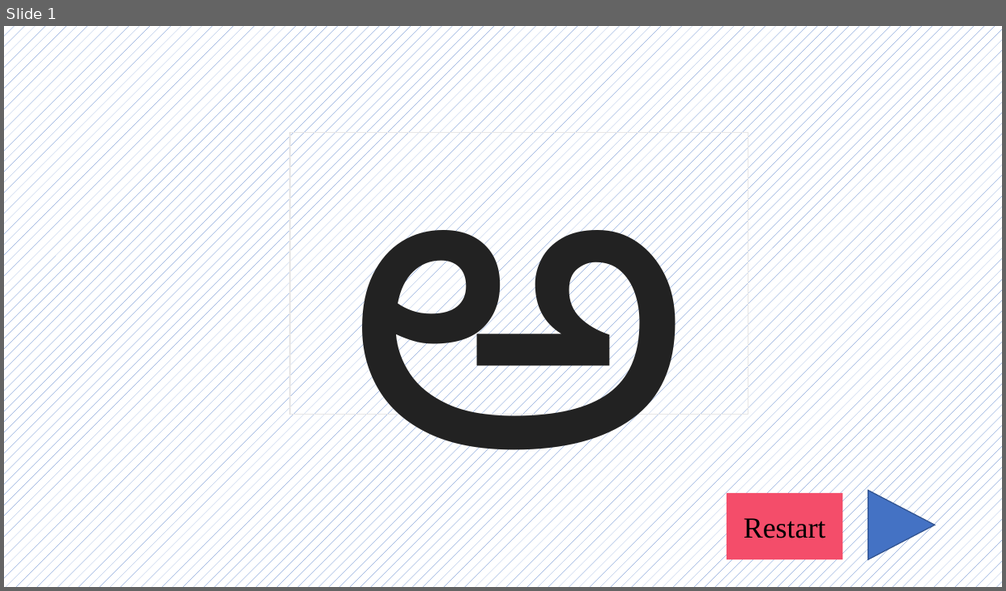
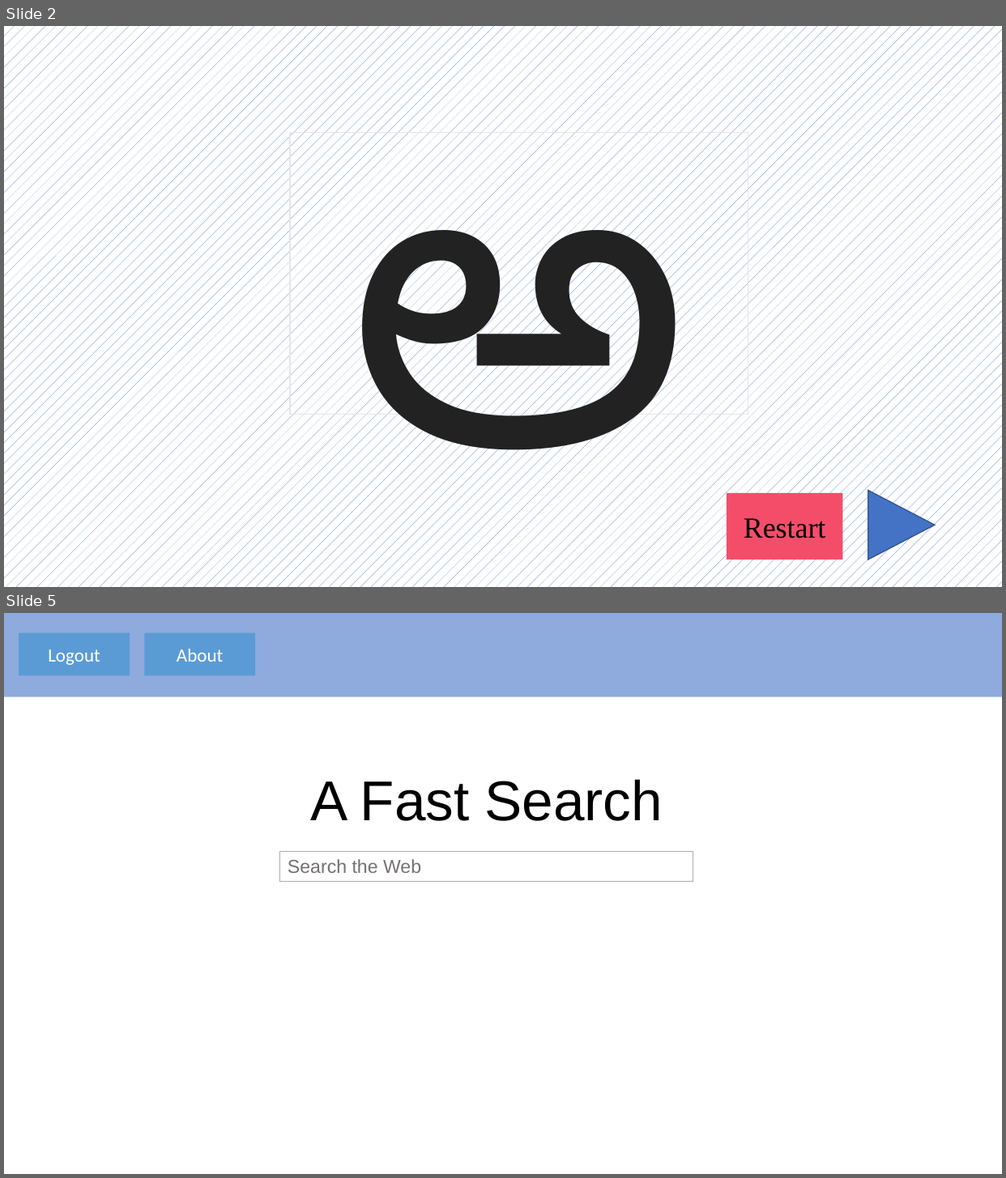
Before and after one commit to rlingineni/airppt, a slide deck: TeluguApp.pptx. Shown one above the other, each under a label of ours: slide 1 before the commit, slides 2 and 5 after it; the slides between them are not shown. The pictures are 1006x591 and 1006x1178 pixels, drawn with LibreOffice and Linux fonts; fonts in the diff are those of the drawing. Boxes give left, top, right and bottom in pixels: in the first picture for what was removed or moved away, otherwise in the second. Text is boxed around its words. In the diff, an @@ line names an element or a change of style, - is before the commit and + after.

```diff
--- a/TeluguApp.pptx
+++ b/TeluguApp.pptx
@@ slide 5 added at (4, 613, 1002, 1174), background #FFFFFF @@
@@ rectangle added at (4, 613, 1002, 697), fill #8FAADC @@
@@ rectangle added at (19, 633, 130, 676), fill #5B9BD5, 18 pt, text #FFFFFF @@
+Logout
@@ rectangle added at (145, 633, 256, 676), fill #5B9BD5, 18 pt, text #FFFFFF @@
+About
@@ text added at (310, 779, 663, 821), 54 pt, text #000000 @@
+A Fast Search
@@ rectangle added at (280, 851, 693, 881), outline #AFABAB 0.75 pt, 18 pt, text #767171 @@
+Search the Web
@@ what was slide 1 is now slide 2 @@
```
Also in this commit, not shown: 3 other slides added, 17 other files.
